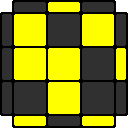
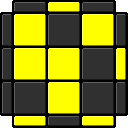
Two versions of the same layered image (128 x 128). Layer-by-layer changes:
painted on "color" over [2, 2, 126, 126]
